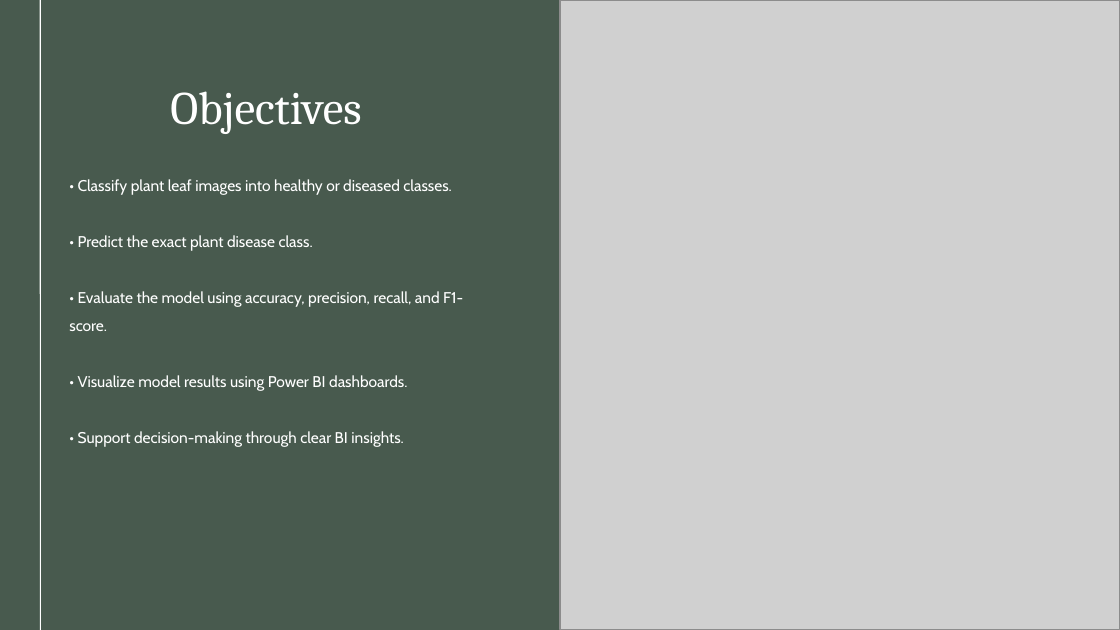
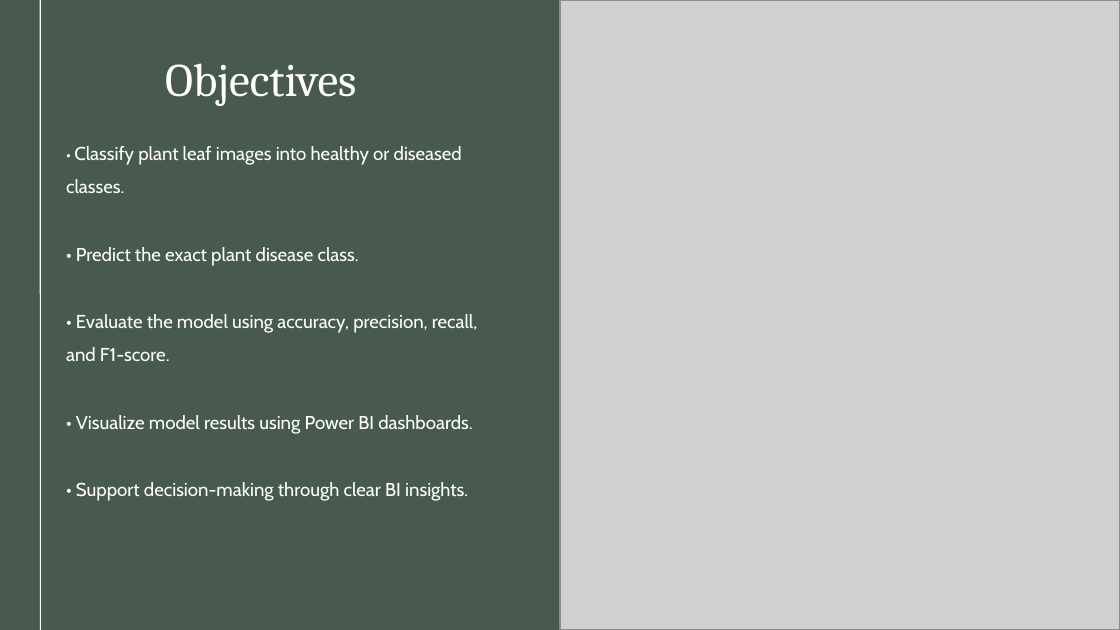
Before and after one commit to NadaKhattabb/BI-Plant-Disease-Analysis-and-Prediction, a slide deck: slide 6 of presentation/plant_disease_bi_presentation.pptx. Drawn at 1120x630 pixels with LibreOffice and Linux fonts; fonts in the diff are those of the drawing; grey boxes stand for pictures. Boxes give left, top, right and bottom in pixels: in the first picture for what was removed or moved away, otherwise in the second. Text is boxed around its words. In the diff, an @@ line names an element or a change of style, - is before the commit and + after.

```diff
--- a/presentation/plant_disease_bi_presentation.pptx
+++ b/presentation/plant_disease_bi_presentation.pptx
@@ text "Objectives": place and size @@
-text "Objectives" at (170, 91, 361, 134)
+text "Objectives" at (165, 63, 356, 106)
@@ text "• Classify plant leaf images ...": place and size @@
-text "• Classify plant leaf images ..." at (69, 179, 463, 447)
+text "• Classify plant leaf images ..." at (66, 146, 478, 501)
@@ text "• Classify plant leaf images ..." at (66, 146, 478, 501): size 10 to 12 pt @@
```
Also in this commit, not shown: 5 other slides changed.
